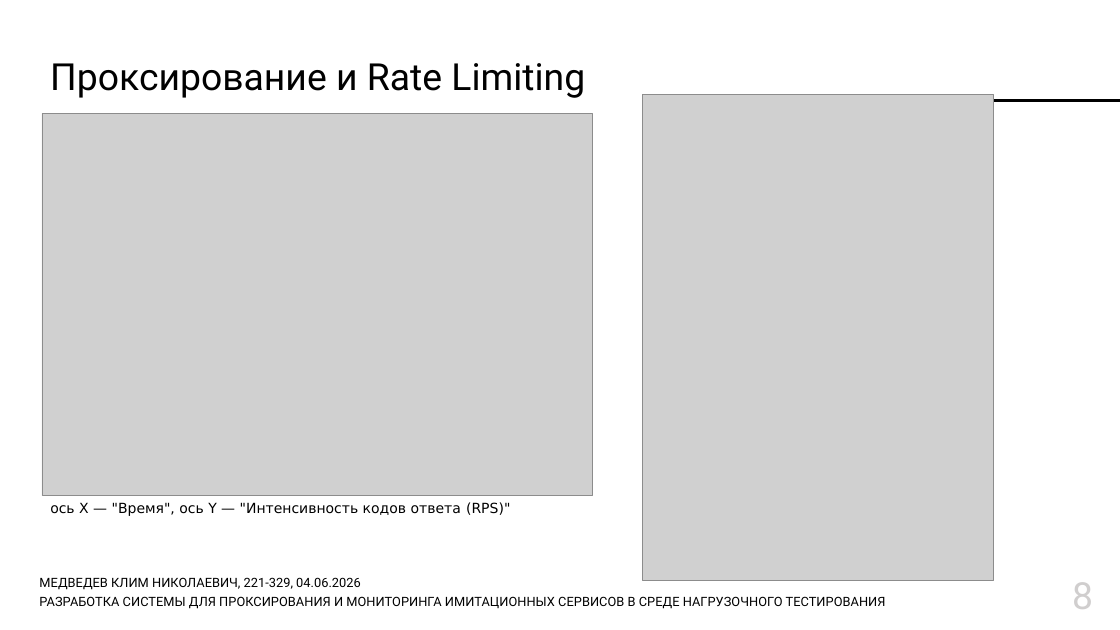
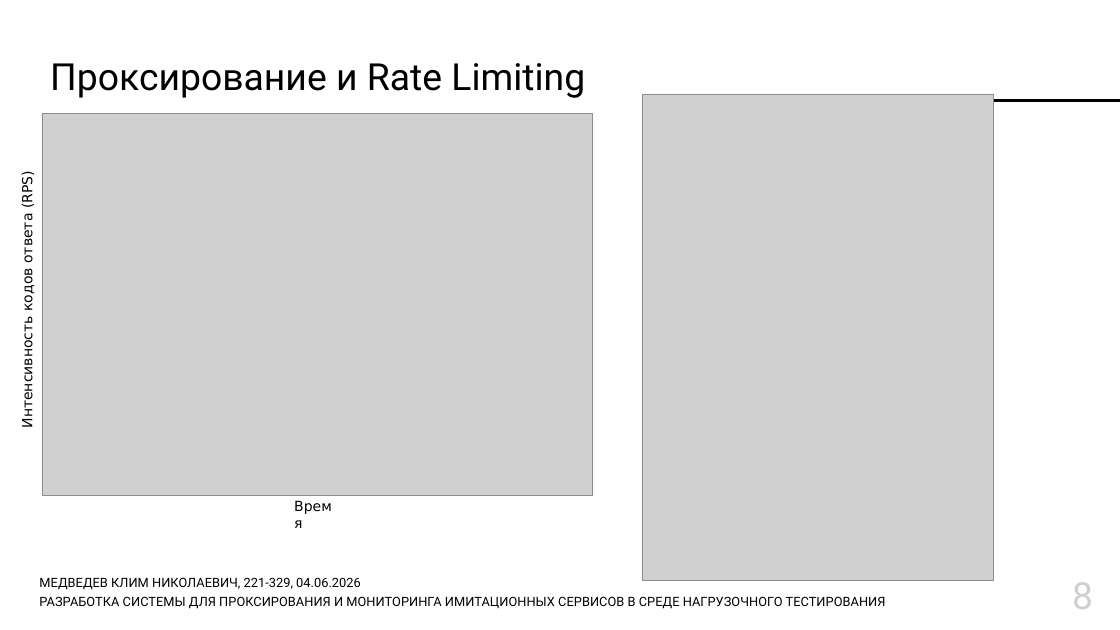
Before and after one commit to Lamardo43/educ-thesis, a slide deck: slide 8 of Thesis/docs/Презентация.pptx. Drawn at 1120x630 pixels with LibreOffice and Linux fonts; fonts in the diff are those of the drawing; grey boxes stand for pictures; background and template pictures are left out. Boxes give left, top, right and bottom in pixels: in the first picture for what was removed or moved away, otherwise in the second. Text is boxed around its words. In the diff, an @@ line names an element or a change of style, - is before the commit and + after.

```diff
--- a/Thesis/docs/Презентация.pptx
+++ b/Thesis/docs/Презентация.pptx
@@ text at <box>19,174,35,425</box>: text changed @@
-ось X — "Время", ось Y — "Интенсивность кодов ответа (RPS)"
+Интенсивность кодов ответа (RPS)
@@ text added at <box>286,493,348,518</box>, 12 pt, text #000000 @@
+Время
```
Also in this commit, not shown: 2 other slides changed, 3 other files.
